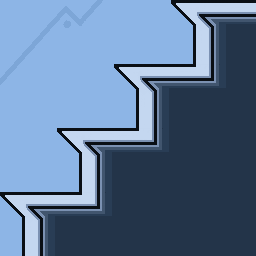
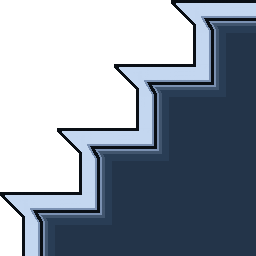
Revision of a layered 256x256 image; what changed, layer by layer:
painted on "Paint Layer 1" over bbox(0, 0, 256, 256)
